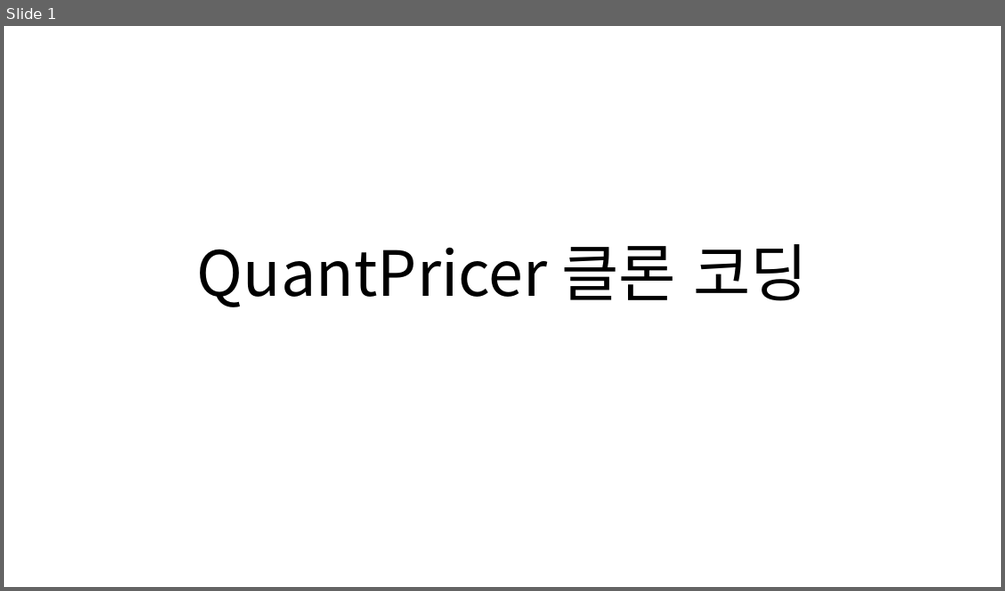
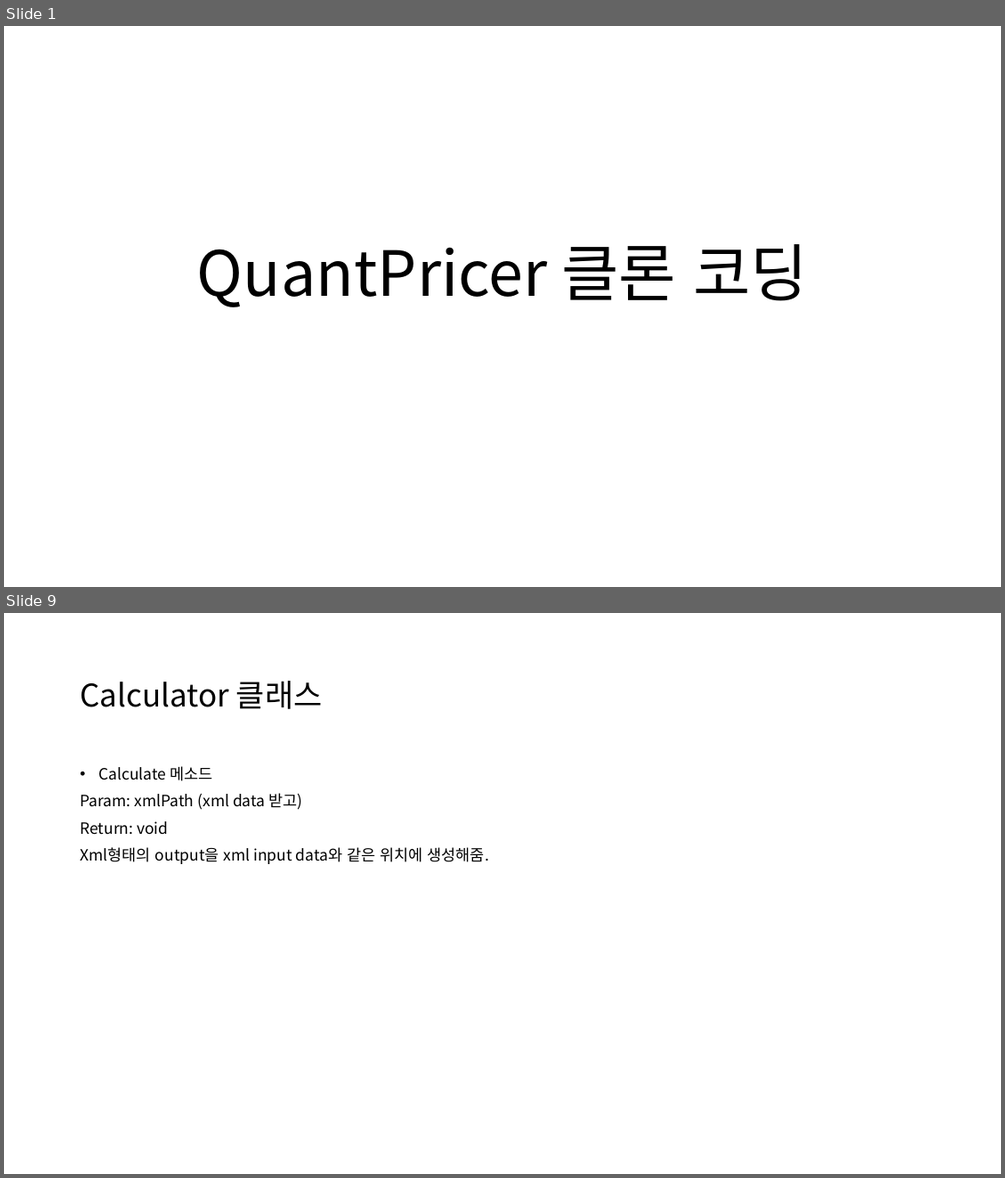
Before and after one commit to kdw1437/SpringHomework_BackEnd, a slide deck: QuantPricer 클론 코딩_240903.pptx. Shown one above the other, each under a label of ours: slide 1 before the commit, slides 1 and 9 after it; the slides between them are not shown. The pictures are 1005x591 and 1005x1178 pixels, drawn with LibreOffice and Linux fonts; fonts in the diff are those of the drawing. Boxes give left, top, right and bottom in pixels: in the first picture for what was removed or moved away, otherwise in the second. Text is boxed around its words. In the diff, an @@ line names an element or a change of style, - is before the commit and + after.

```diff
--- a/QuantPricer 클론 코딩_240903.pptx
+++ b/QuantPricer 클론 코딩_240903.pptx
@@ slide 9 added at bbox=[4, 613, 1001, 1174], background #FFFFFF @@
@@ title added at bbox=[80, 681, 323, 709], 30 pt, text #000000 @@
+Calculator 클래스
@@ text added at bbox=[80, 766, 489, 864], 15 pt, text #000000 @@
+• Calculate 메소드
+Param: xmlPath (xml data 받고)
+Return: void
+Xml형태의 output을 xml input data와 같은 위치에 생성해줌.
```
Also in this commit, not shown: 2 slides changed, 5 other slides added.
